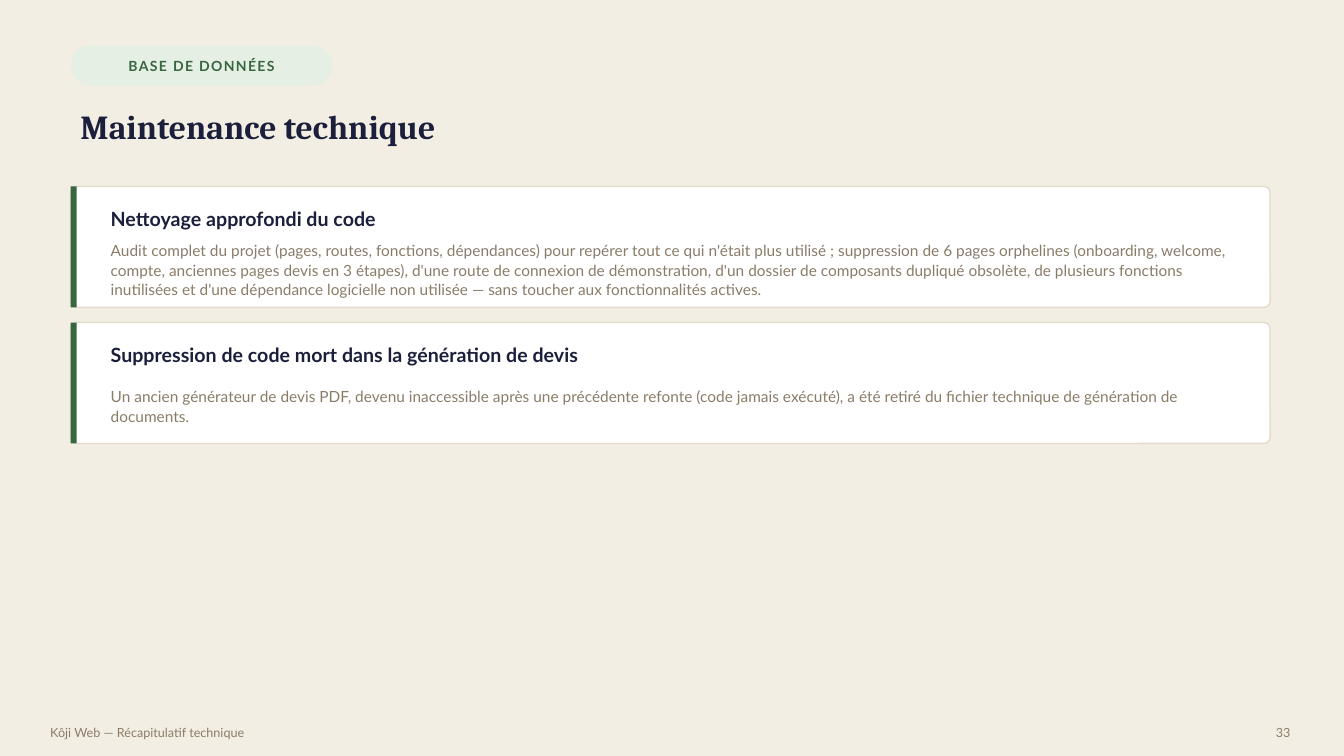
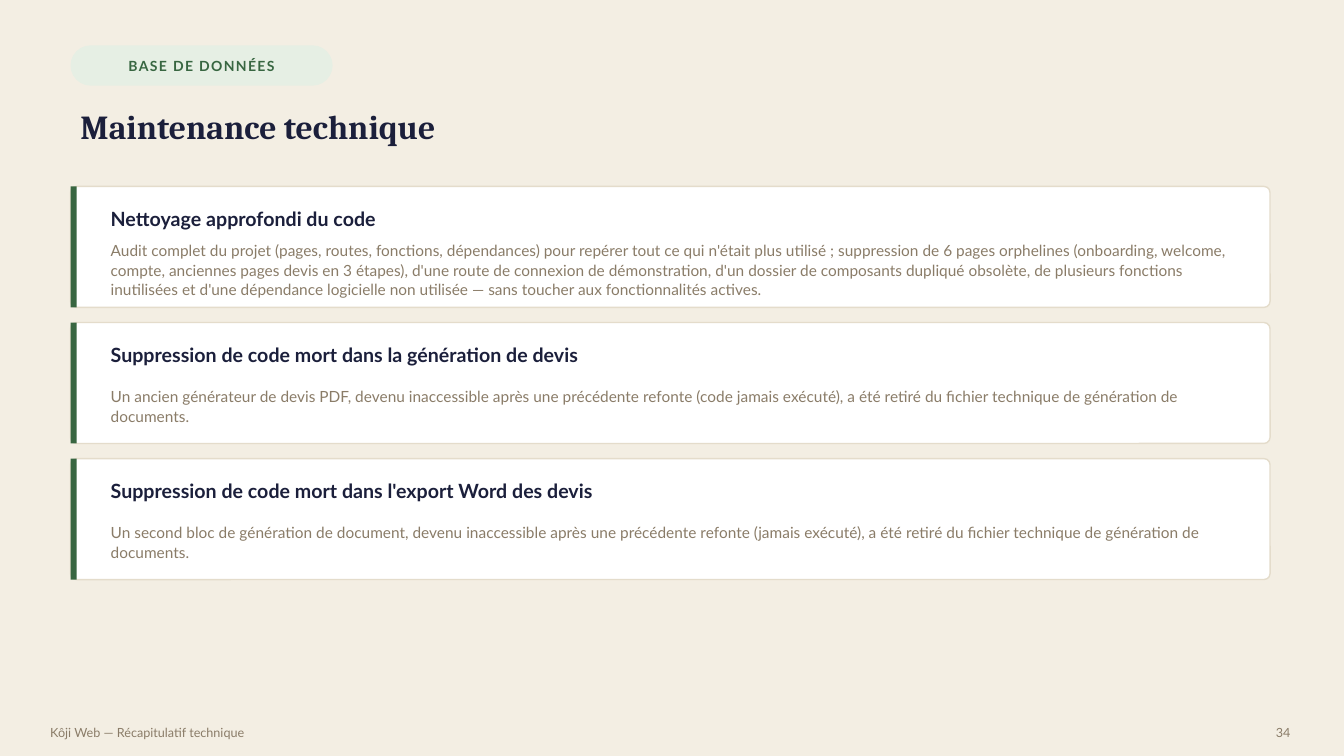
Before and after one commit to bouhouchimira-prog/web-app-Koji, a slide deck: slide 34 of docs/manager-recap/Recap-Koji-Manager.pptx (slide 33 before the commit). Drawn at 1344x756 pixels with LibreOffice and Linux fonts; fonts in the diff are those of the drawing. Boxes give left, top, right and bottom in pixels: in the first picture for what was removed or moved away, otherwise in the second. Text is boxed around its words. In the diff, an @@ line names an element or a change of style, - is before the commit and + after.

```diff
--- a/docs/manager-recap/Recap-Koji-Manager.pptx
+++ b/docs/manager-recap/Recap-Koji-Manager.pptx
@@ rounded rectangle added at bbox=[71, 459, 1270, 580], fill #FFFFFF, outline #E4DCCB 1 pt @@
@@ rectangle added at bbox=[71, 459, 77, 580], fill #386641 @@
@@ text added at bbox=[111, 483, 592, 502], 14 pt, text #1B1F3B, bold @@
+Suppression de code mort dans l'export Word des devis
@@ text added at bbox=[111, 526, 1199, 558], 11 pt, text #8A7C68 @@
+Un second bloc de génération de document, devenu inaccessible après une précédente refonte (jamais exécuté), a été retiré du fichier technique de génération de documents.
@@ text at bbox=[1276, 728, 1291, 737]: text changed @@
-33
+34
```
Also in this commit, not shown: 29 other slides changed, 1 slide added, 5 other files.
